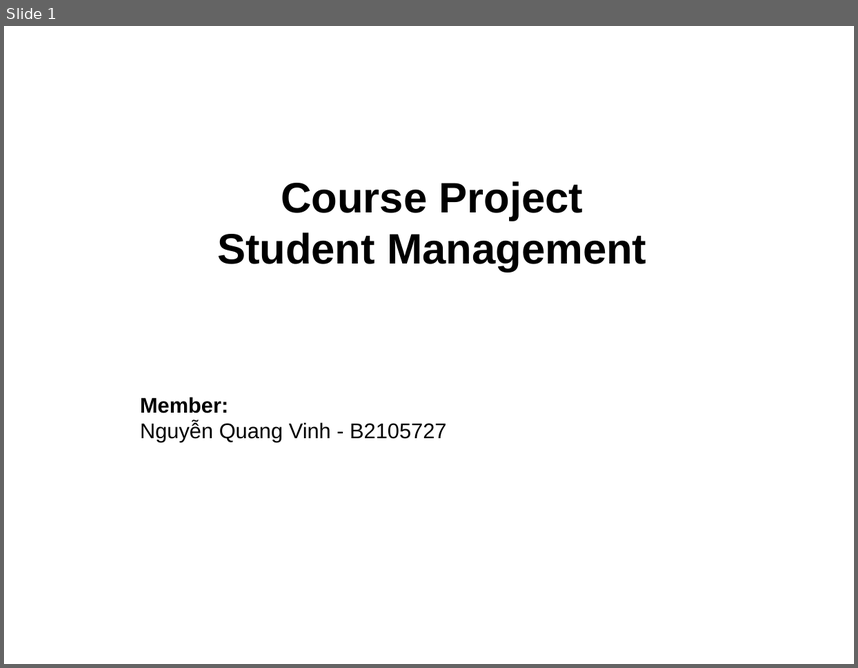
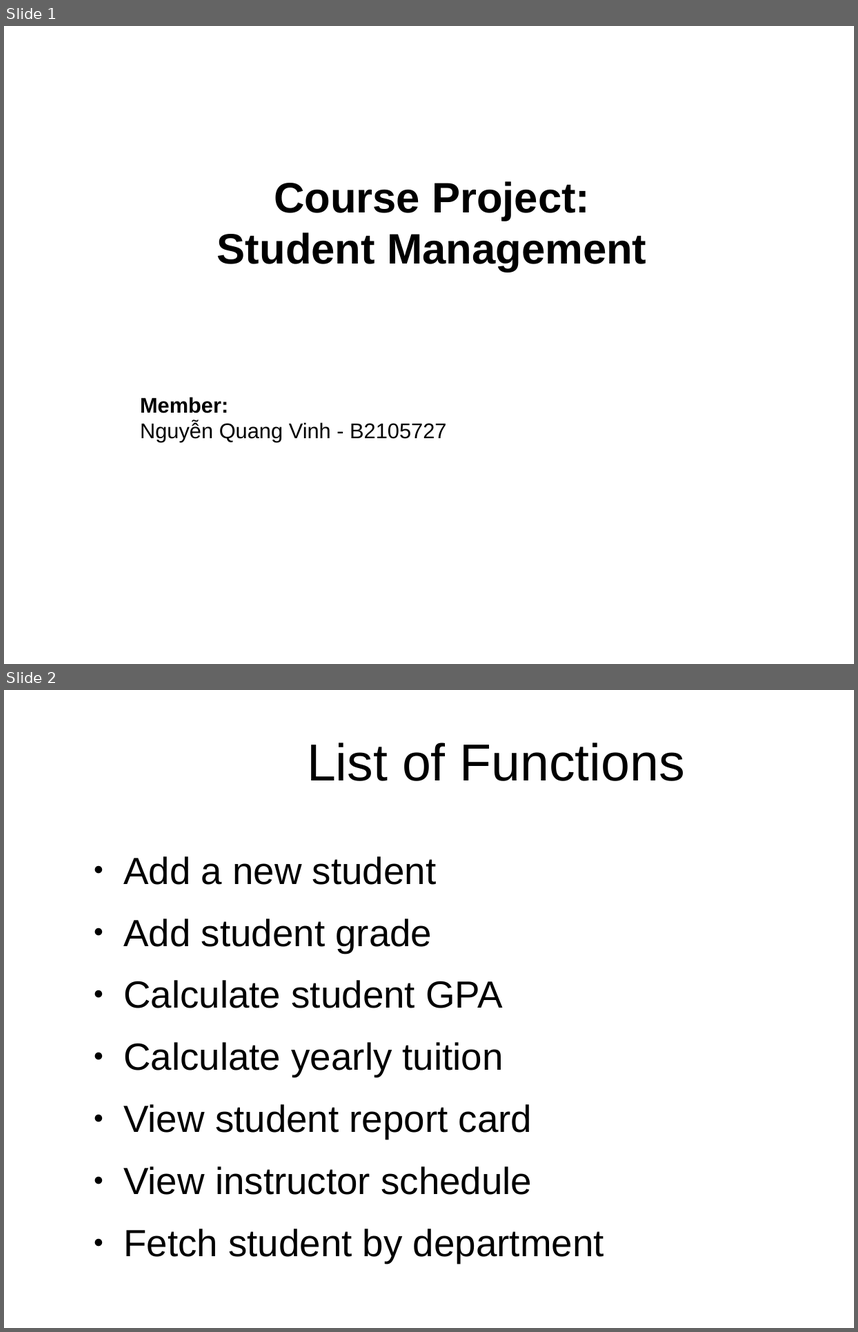
Before and after one commit to CommonHouseCat/CT206H-Course-project, a slide deck: PDF/CT206H-B2105727-StudentManagement.pptx. Shown one above the other, each under a label of ours: slide 1 before the commit, slides 1 and 2 after it. The pictures are 858x668 and 858x1332 pixels, drawn with LibreOffice and Linux fonts; fonts in the diff are those of the drawing; background and template pictures are left out. Boxes give left, top, right and bottom in pixels: in the first picture for what was removed or moved away, otherwise in the second. Text is boxed around its words. In the diff, an @@ line names an element or a change of style, - is before the commit and + after.

```diff
--- a/PDF/CT206H-B2105727-StudentManagement.pptx
+++ b/PDF/CT206H-B2105727-StudentManagement.pptx
@@ slide 2 added at [4,690,854,1328], background picture (left out) @@
@@ title added at [307,742,685,781], 44 pt, text #000000 @@
+List of Functions
@@ text added at [123,856,604,1263], 32 pt, text #000000 @@
+● Add a new student
+● Add student grade
+● Calculate student GPA
+● Calculate yearly tuition
+● View student report card
+● View instructor schedule
+● Fetch student by department
@@ slide 1 changed as well @@
@@ title at [217,181,646,271]: text changed @@
-Course Project
-Student Management
+Course Project:
+Student Management
```
Also in this commit, not shown: 2 other slides added, 1 slide removed.
